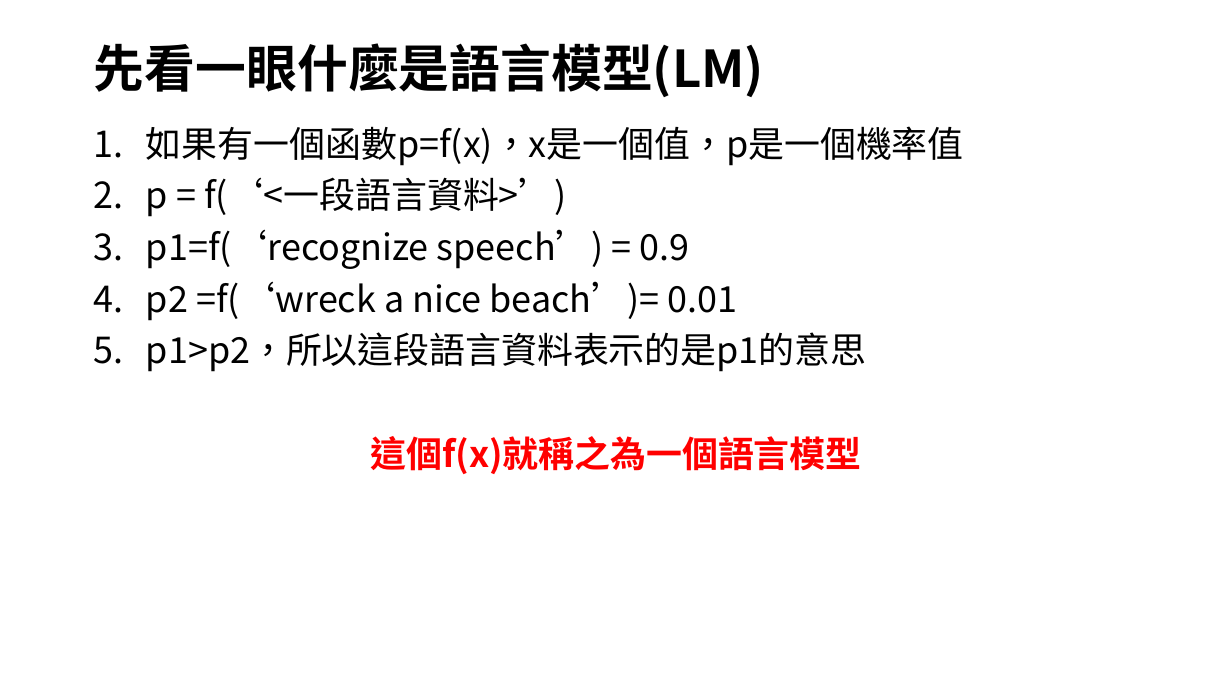
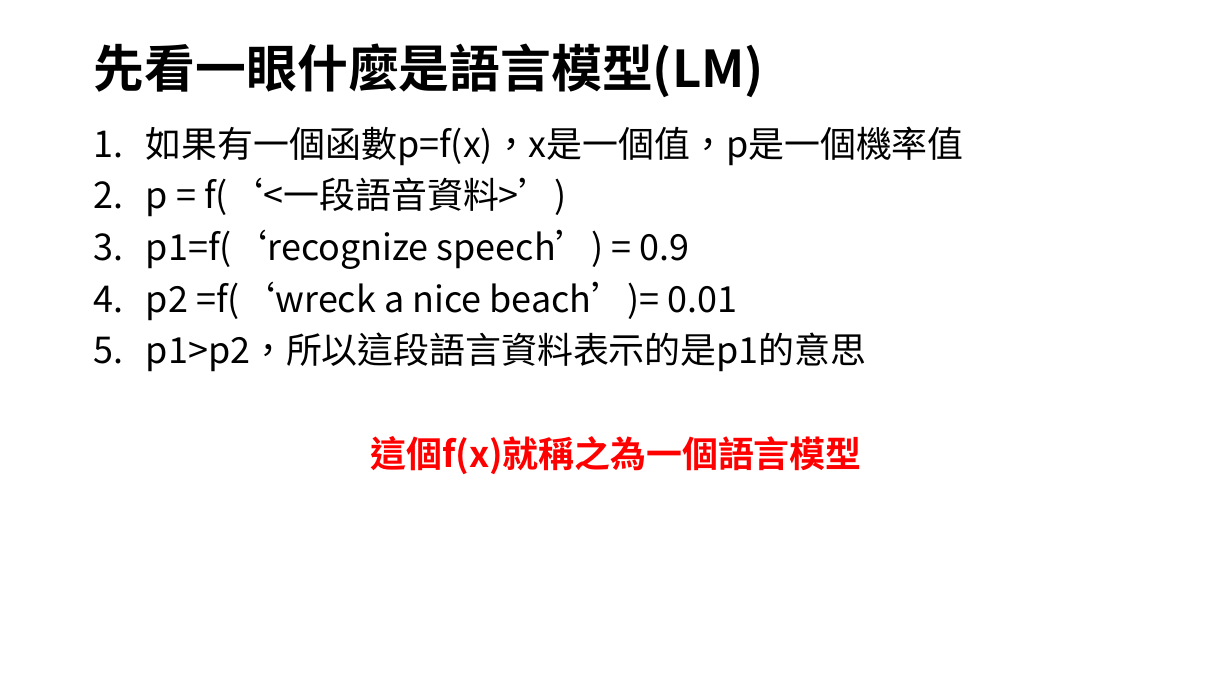
Before and after one commit to joshhu/nlp_must2022, a slide deck: slide 8 of lecture03.pptx. Drawn at 1232x693 pixels with LibreOffice and Linux fonts; fonts in the diff are those of the drawing. Boxes give left, top, right and bottom in pixels: in the first picture for what was removed or moved away, otherwise in the second. Text is boxed around its words. In the diff, an @@ line names an element or a change of style, - is before the commit and + after.

```diff
--- a/lecture03.pptx
+++ b/lecture03.pptx
@@ text at [146,177,567,217]: text changed @@
-2. p = f(‘<一段語言資料>’)
+2. p = f(‘<一段語音資料>’)
```
Also in this commit, not shown: 7 other slides changed, 5 other files.
